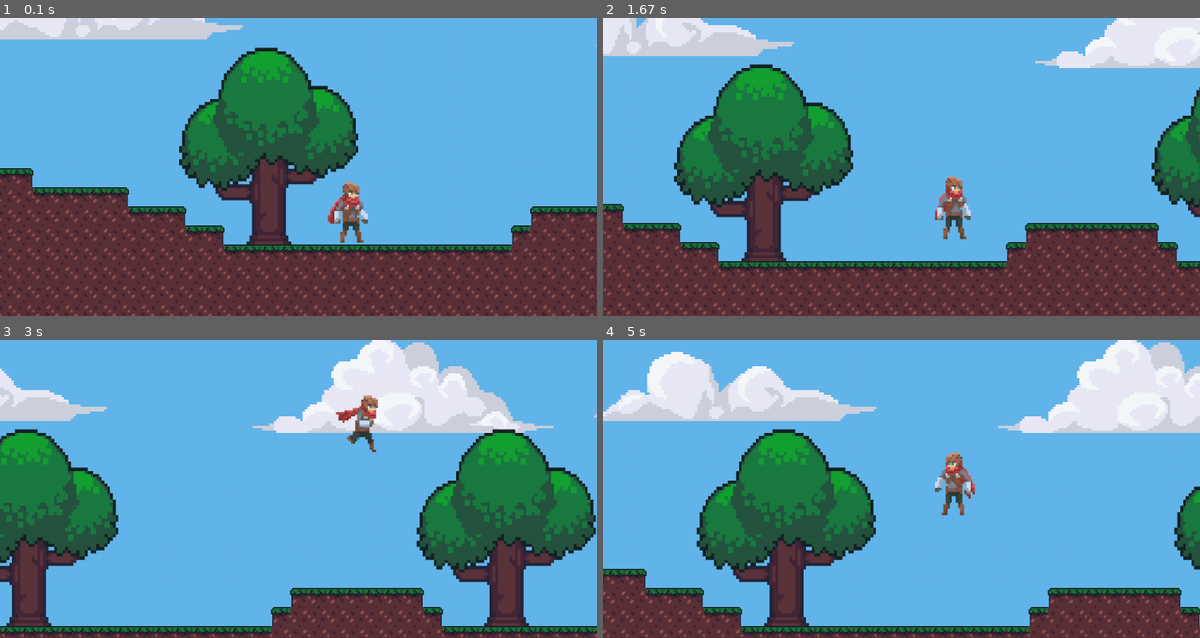
Above: before the commit, frames 1-4 (two rows, left to right).
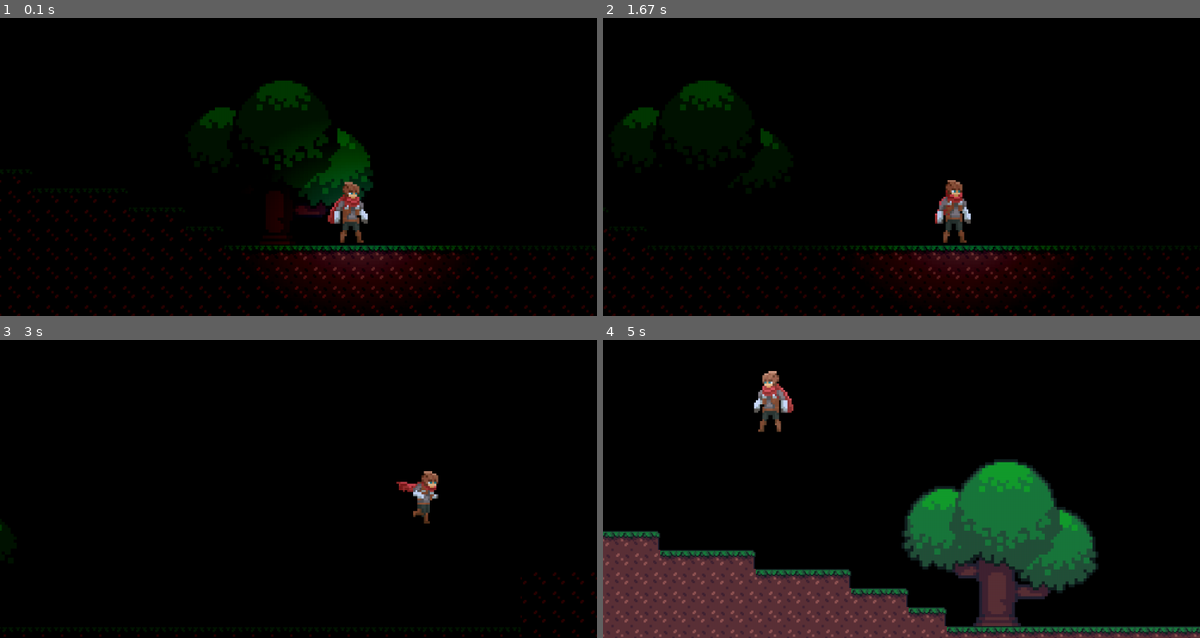
Above: after the commit, the same moments.

Repository: AlexRasskazchikov/PyGame-To-Go-Module
Game: pygame game, started from Level Tester.py
The game is run twice, just before and just after one commit, with the same random seed, the same clock (stepped at 60 frames per second) and the same inputs.
Inputs (mouse positions are in pixels of both pictures, inside the frame that each line leads up to):
- Up to frame 1 (0.1 s): no input
- Up to frame 2 (1.67 s): hold Space 0.33-0.8 s; hold D 0.33-0.8 s; tap 1 at 0.83 s; hold F1 1.17-1.63 s; hold D 1.17-1.63 s
- Up to frame 3 (3 s): hold D 1.67-2.13 s; tap Shift at 2.17 s; hold W 2.5-2.8 s; hold D from 2.83 s (still down)
- Up to frame 4 (5 s): release D at 3.3 s; click (716, 557) at 3.38 s; hold A 3.67-4.2 s; hold A 4.23-4.63 s; hold W from 4.67 s (still down)

The runs differ from the first frame. In frame 1, 99% of the frame differs, in the area x 0-100%, y 0-100%; in frame 2, 100%; in frame 3, 100%; in frame 4, 96%.

Commit message:
Added Lights!

Diff:
--- a/Engine/Functions.py
+++ b/Engine/Functions.py
@@ -1,13 +1,26 @@
 import random
+from copy import copy
 
 import pygame
 
 
-def show_fps(display, clock):
+def bake_light(display, clear_image_filter, camera, player, light):
+    image_filter = copy(clear_image_filter)
+    coords = camera.apply(player)
+    image_filter.blit(light, (coords[0] - 250, coords[1] - 170))
+    display.blit(image_filter, (0, 0), special_flags=pygame.BLEND_RGBA_SUB)
+
+
+def show_fps(display, clock, font, coords=(25, 140)):
     """This function draws current fps on screen"""
-    font = pygame.font.Font(r'C:\Windows\Fonts\Arial.ttf', 25)
-    text = font.render(str(int(clock.get_fps())), True, (255, 0, 0))
-    display.blit(text, (25, 25))
+    text = font.render("fps: " + str(int(clock.get_fps())), True, (255, 255, 255))
+    display.blit(text, coords)
+
+
+def show_info(display, info, font, coords=(25, 170)):
+    """This function draws current fps on screen"""
+    text = font.render(str(info), True, (255, 255, 255))
+    display.blit(text, coords)
 
 
 def npc(player=None, reactionSpeed=250, sleepDiapasone=(100, 150), FramesClock=None, borders=True):
@@ -55,3 +68,9 @@
             player.set_sprite_from_pack("idle-right", FramesClock // 40 % 3)
         else:
             player.set_sprite_from_pack("idle-left", FramesClock // 40 % 3)
+
+
+def calculate_coords(width, height, x_left, y_bottom=0):
+    x1, y1 = x_left, 480 - y_bottom - height
+    x2, y2 = x_left + width, 480 - y_bottom
+    return (x1, y1), (x2, y2)
--- a/Engine/Levels.py
+++ b/Engine/Levels.py
@@ -1,8 +1,9 @@
+import random
 from copy import copy
 
 import pygame
-from pygame.mixer import Sound
 
+from Engine import calculate_coords
 from Engine.Tiles import Platform, Entity
 
 
@@ -14,6 +15,7 @@
         self.total_level_height = 0
         self.background = (0, 0, 0)
         self.background_objects = []
+        self.lighting = False
 
     def set_map(self, map):
         self.map = map
@@ -40,37 +42,51 @@
 
 
 class BackgroundObject(Entity):
-    def __init__(self, image_path, coords, alpha=250, size=None, name="Unknown", hp=100,
+    def __init__(self, path, coords, alph=250, size=None, name="Unknown", hp=100,
                  sounds=["Assets/sounds/tree/wood1.mp3",
                          "Assets/sounds/tree/wood2.mp3",
                          "Assets/sounds/tree/wood3.mp3",
-                         "Assets/sounds/tree/wood4.mp3"]):
+                         "Assets/sounds/tree/wood4.mp3"], act=True, mat="Wood", mat_count=1):
         super().__init__()
         self.name = name
-        self.image = pygame.image.load(image_path)
-        if alpha is not None:
-            self.image.fill((255, 255, 255, alpha), None, pygame.BLEND_RGBA_MULT)
+        self.img = pygame.image.load(path)
+        if alph is not None:
+            self.img.fill((255, 255, 255, alph), None, pygame.BLEND_RGBA_MULT)
         if size is not None:
-            self.image = pygame.transform.scale(self.image, size)
-        self.coords = coords
-        self.rect = self.image.get_rect(topleft=self.coords)
-        self.mask = pygame.mask.from_surface(self.image)
-        self.hp = hp
-        self.start_hp = hp
-        self.hitted_image = copy(self.image)
-        self.hitted_image.fill((50, 50, 50), special_flags=pygame.BLEND_ADD)
+            rect = self.img.get_rect(topleft=coords)
+            size = (rect.w * size, rect.h * size)
+            self.img = pygame.transform.scale(self.img, size)
+        self.rect = self.img.get_rect(topleft=coords)
+        self.coords = calculate_coords(self.rect.w, self.rect.h, *coords)[0]
+        self.mask = pygame.mask.from_surface(self.img)
+        self.rect = self.img.get_rect(topleft=self.coords)
+
+        self.mat = mat
+        self.mat_count = mat_count
+        self.h_img = copy(self.img)
+        self.h_img.fill((50, 50, 50), special_flags=pygame.BLEND_ADD)
+
+        self.hp, self.start_hp = hp, hp
         self.sounds = sounds
+
+        self.act = act
 
     def move(self, deltax, deltay):
         self.coords = (self.coords[0] + deltax, self.coords[1] + deltay)
-        self.rect = self.image.get_rect(topleft=self.coords)
-        self.mask = pygame.mask.from_surface(self.image)
+        self.rect = self.img.get_rect(topleft=self.coords)
+        self.mask = pygame.mask.from_surface(self.img)
 
     def __iadd__(self, other):
         self.hp += other
 
     def __isub__(self, other):
         self.hp -= other
+
+    def is_active(self):
+        return self.act
+
+    def set_active(self, bool):
+        self.act = bool
 
 
 """Plain level"""
@@ -89,35 +105,69 @@
     "GGR                                                                                 PPPP",
     "PPPGGGGR                                                                            PPPP",
     "PPPPPPPPGGGGR                                                                       PPPP",
-    "PPPPPPPPPPPPPGGR                  LGGGGGR                                           PPPP",
-    "PPPPPPPPPPPPPPPPGR               LPPPPPPPR                                          PPPP",
-    "PPPPPPPPPPPPPPPPPPGGGGGGGGGGGGGGGPPPPPPPPPGGGGGGGGGGGR            LGGGGGGGGGGGGGGGGGPPPP",
+    "PPPPPPPPPPPPPGGR                                                                    PPPP",
+    "PPPPPPPPPPPPPPPPGR                                                                  PPPP",
+    "PPPPPPPPPPPPPPPPPPGGGGGGGGGGGGGGGGGGGGGGGGGGGGGGGGGGGR            LGGGGGGGGGGGGGGGGGPPPP",
     "PPPPPPPPPPPPPPPPPPPPPPPPPPPPPPPPPPPPPPPPPPPPPPPPPPPPPPR          LPPPPPPPPPPPPPPPPPPPPPP",
     "PPPPPPPPPPPPPPPPPPPPPPPPPPPPPPPPPPPPPPPPPPPPPPPPPPPPPPPR        LPPPPPPPPPPPPPPPPPPPPPPP",
     "PPPPPPPPPPPPPPPPPPPPPPPPPPPPPPPPPPPPPPPPPPPPPPPPPPPPPPPPR      LPPPPPPPPPPPPPPPPPPPPPPPP",
     "PPPPPPPPPPPPPPPPPPPPPPPPPPPPPPPPPPPPPPPPPPPPPPPPPPPPPPPPPGGGGGGPPPPPPPPPPPPPPPPPPPPPPPPP",
-    "PPPPPPPPPPPPPPPPPPPPPPPPPPPPPPPPPPPPPPPPPPPPPPPPPPPPPPPPPPPPPPPPPPPPPPPPPPPPPPPPPPPPPPPP",
-    "PPPPPPPPPPPPPPPPPPPPPPPPPPPPPPPPPPPPPPPPPPPPPPPPPPPPPPPPPPPPPPPPPPPPPPPPPPPPPPPPPPPPPPPP",
-    "PPPPPPPPPPPPPPPPPPPPPPPPPPPPPPPPPPPPPPPPPPPPPPPPPPPPPPPPPPPPPPPPPPPPPPPPPPPPPPPPPPPPPPPP",
-    "PPPPPPPPPPPPPPPPPPPPPPPPPPPPPPPPPPPPPPPPPPPPPPPPPPPPPPPPPPPPPPPPPPPPPPPPPPPPPPPPPPPPPPPP",
-    "PPPPPPPPPPPPPPPPPPPPPPPPPPPPPPPPPPPPPPPPPPPPPPPPPPPPPPPPPPPPPPPPPPPPPPPPPPPPPPPPPPPPPPPP",
 ])
 
 cloth = [r"Assets/sounds/cloth/cloth1.mp3",
          r"Assets/sounds/cloth/cloth2.mp3",
          r"Assets/sounds/cloth/cloth3.mp3",
          r"Assets/sounds/cloth/cloth4.mp3"]
+trees = [r"Assets/Objects/obj_0022_Layer-23.png",
+         r"Assets/Objects/obj_0021_Layer-22.png"]
+clouds = [r"Assets/Objects/Cloud0.png",
+          r"Assets/Objects/Cloud1.png", ]
 
-Plain.add_background_object(BackgroundObject(r"Assets/Objects/C2013.jpg", (100, -50), name="Cloud", sounds=cloth),
-                            BackgroundObject(r"Assets/Objects/C2010.jpg", (1200, -50), name="Cloud", sounds=cloth),
-                            BackgroundObject(r"Assets/Objects/C2011.jpg", (1400, -50), name="Cloud", sounds=cloth),
-                            BackgroundObject(r"Assets/Objects/obj_0022_Layer-23.png", (500, 150), size=(300, 330), name="Tree"),
-                            BackgroundObject(r"Assets/Objects/obj_0022_Layer-23.png", (2200, 150), size=(300, 330), name="Tree"),
-                            BackgroundObject(r"Assets/Objects/obj_0022_Layer-23.png", (1300, 150), size=(300, 330), name="Tree"))
+Plain.add_background_object(
+    BackgroundObject(clouds[1], (100, 300), name="Cloud", size=5, act=False, mat="Cloudy Stuff-1"),
+    BackgroundObject(clouds[0], (1200, 300), name="Cloud", size=5, act=False, mat="Cloudy Stuff-2"),
+    BackgroundObject(clouds[1], (1400, 300), name="Cloud", size=5, act=False, mat="Cloudy Stuff-3"),
+    BackgroundObject(trees[1], (500, 0), name="Tree", size=5, mat_count=random.randint(1, 10)),
+    BackgroundObject(trees[0], (1300, 0), name="Tree", size=5, mat_count=random.randint(1, 10), mat="Test"),
+    BackgroundObject(trees[1], (2200, 0), name="Tree", size=5, mat_count=random.randint(1, 10)))
 
 Plain.materials = {"G": pygame.image.load(r"Assets/Tiles/Tile_02.jpg"),
                    "P": pygame.image.load(r"Assets/Tiles/Tile_14.jpg"),
                    "L": pygame.image.load(r"Assets/Tiles/Tile_01.jpg"),
                    "R": pygame.image.load(r"Assets/Tiles/Tile_03.jpg")}
 
-Plain.background = (99, 182, 235)
+Plain.background = (5, 0, 59)
+
+LightDemo = Level()
+LightDemo.lighting = True
+LightDemo.set_map([
+    "                                                        ",
+    "                                                        ",
+    "                                                        ",
+    "                                                        ",
+    "                                                        ",
+    "                                                        ",
+    "                                                        ",
+    "                                                        ",
+    "                                                        ",
+    "                                                        ",
+    "GGR                                                     ",
+    "PPPGGGGR                                                ",
+    "PPPPPPPPGGGGR                                       PPPP",
+    "PPPPPPPPPPPPPGGR                                    PPPP",
+    "PPPPPPPPPPPPPPPPGR                                  PPPP",
+    "PPPPPPPPPPPPPPPPPPGGGGGGGGGGGGGGGGGGGGGGGGGGGGGGGGGGPPPP",
+    "PPPPPPPPPPPPPPPPPPPPPPPPPPPPPPPPPPPPPPPPPPPPPPPPPPPPPPPP",
+    "PPPPPPPPPPPPPPPPPPPPPPPPPPPPPPPPPPPPPPPPPPPPPPPPPPPPPPPP",
+    "PPPPPPPPPPPPPPPPPPPPPPPPPPPPPPPPPPPPPPPPPPPPPPPPPPPPPPPP",
+    "PPPPPPPPPPPPPPPPPPPPPPPPPPPPPPPPPPPPPPPPPPPPPPPPPPPPPPPP",
+])
+
+LightDemo.add_background_object(
+    BackgroundObject(clouds[1], (100, 300), name="Cloud", size=5, act=False, mat="Cloudy Stuff-1"),
+    BackgroundObject(trees[1], (500, 0), name="Tree", size=5, mat_count=random.randint(1, 10)))
+
+LightDemo.materials = {"G": pygame.image.load(r"Assets/Tiles/Tile_02.jpg"),
+                   "P": pygame.image.load(r"Assets/Tiles/Tile_14.jpg"),
+                   "L": pygame.image.load(r"Assets/Tiles/Tile_01.jpg"),
+                   "R": pygame.image.load(r"Assets/Tiles/Tile_03.jpg")}
--- a/Engine/Player.py
+++ b/Engine/Player.py
@@ -21,6 +21,7 @@
                          "Assets/sounds/hit/hit4.mp3"]
                  ):
         Entity.__init__(self)
+        self.inventory = {}
         self.sounds = sounds
         self.width, self.height = size
         self.coords = coords
@@ -42,6 +43,11 @@
         self.damage = damage
         self.hp = hp
         self.start_hp = hp
+        self.inventory_controls = [pygame.K_1,
+                                   pygame.K_2,
+                                   pygame.K_3,
+                                   pygame.K_4,
+                                   pygame.K_5]
 
         if self.animation is not None:
             self.image = pygame.transform.scale(self.animation[list(self.animation.get_sets_names())[0]][0],
@@ -90,13 +96,24 @@
 
     def update(self, keys, platforms):
         """Moves player"""
-        if keys[pygame.K_ESCAPE]:
-            raise SystemExit("Escape")
         if not self.hitting:
+
+            for i in range(len(self.inventory_controls)):
+                key = self.inventory_controls[i]
+                if keys[key]:
+                    for key2 in self.inventory:
+                        o = self.inventory[key2]
+                        if o["id"] != i and o["choosen"]:
+                            o["choosen"] = 0
+                        if o["id"] == i:
+                            o["choosen"] = 1
+
             if "speedup" in self.controls and keys[self.controls["speedup"]]:
                 self.speed = 10
+                self.hit_animation_speed = 3
             else:
                 self.speed = 7
+                self.hit_animation_speed = 5
             if "up" in self.controls and keys[self.controls["up"]]:
                 if self.onGround:
                     self.yvel -= self.jump
@@ -126,21 +143,23 @@
                 if isinstance(p, ExitBlock):
                     pygame.event.post(pygame.event.Event(pygame.QUIT))
                 if xvel > 0:
+                    # Colliding Right
                     self.rect.right = p.rect.left
-                    print("collide right")
+
+                    # Auto-jump.
+                    if self.onGround:
+                        self.yvel -= 8
+
+                if xvel < 0:
+                    # Colliding Left.
+                    self.rect.left = p.rect.right
 
                     # Auto-jump
                     if self.onGround:
                         self.yvel -= 8
-                if xvel < 0:
-                    self.rect.left = p.rect.right
-                    print("collide left")
-
-                    # Auto-jump
-                    if self.onGround:
-                        self.yvel -= 8
 
                 if yvel > 0:
+                    # Staying on ground.
                     self.rect.bottom = p.rect.top
                     self.onGround = True
                     self.yvel = 0
@@ -169,7 +188,7 @@
         pygame.draw.lines(display, color, 1, self.mask.outline())
 
     def check_hit(self, object, sound):
-        if self.collides(object) and self.hitting:
+        if self.collides(object) and self.hitting and object.is_active():
             if not self.hitted:
                 self.hitted = True
                 pygame.mixer.music.load(sound)
@@ -177,3 +196,32 @@
                 return f"Hitted {object.name}!"
         if not self.hitting:
             self.hitted = False
+
+    def inventory_add_object(self, object):
+        if object.mat not in self.inventory:
+            self.inventory[object.mat] = {"img": pygame.transform.scale(object.img, (60, 60)),
+                                          "count": 0, "choosen": 1 if not len(self.inventory) else 0,
+                                          "id": len(self.inventory)}
+        self.inventory[object.mat]["count"] += object.mat_count
+        print(f"+{object.mat_count} {object.mat}")
+
+    def draw_inventory(self, display, border_color=(50, 50, 50), border_thicness=1, size=64, coords=(350, 10)):
+
+        back_slot = pygame.Surface((size, size), pygame.SRCALPHA, 32)
+        back_slot.fill((255, 255, 255, 30))
+        back_slot_choosen = pygame.Surface((size, size), pygame.SRCALPHA, 32)
+        back_slot_choosen.fill((255, 255, 255, 50))
+
+        w, h = pygame.display.get_surface().get_size()
+        for key in self.inventory:
+            o = self.inventory[key]
+            x, y = coords[0] + size * o["id"], -coords[1] + h - size
+
+            if o["choosen"]:
+                display.blit(back_slot_choosen, (x, y))
+                display.blit(o["img"], (x + 2, y + 2))
+                pygame.draw.rect(display, (255, 255, 255), (x, y, size, size), border_thicness)
+            else:
+                display.blit(back_slot, (x, y))
+                display.blit(o["img"], (x + 2, y + 2))
+                pygame.draw.rect(display, border_color, (x, y, size, size), border_thicness)
--- a/Level Tester.py
+++ b/Level Tester.py
@@ -4,8 +4,9 @@
 import pygame
 from pygame.rect import Rect
 
-from Engine.Characters import player1, knight
-from Engine.Levels import Plain
+from Engine import show_fps, show_info, bake_light
+from Engine.Characters import player1
+from Engine.Levels import Plain, LightDemo
 
 WIN_WIDTH = 1000
 WIN_HEIGHT = 500
@@ -53,27 +54,31 @@
     clock = pygame.time.Clock()
 
     background = level.background
-    player2 = knight
 
     player1.set_coords((700, 350), start=True)
-    player2.set_coords((50, 50), start=True)
 
     entities, platforms = level.render_files()
     total_level_width = level.total_level_width
     total_level_height = level.total_level_height
-
+    font = pygame.font.Font(r'C:\Windows\Fonts\Arial.ttf', 25)
     camera = Camera(complex_camera, total_level_width, total_level_height)
     entities.add(player1)
-    player2.name = "Clone"
-    level.background_objects.append(player2)
     FramesClock = 0
     background_objects = list(map(lambda x: copy(x), level.background_objects))
+    size = pygame.display.get_surface().get_size()
+    image_filter = pygame.Surface(size, pygame.SRCALPHA, 32)
+    light = pygame.image.load('Assets/light.png')
+    w, h = player.rect.w, player.rect.h
+    light = pygame.transform.scale(light, (w * 4, h * 4))
+    clear_image_filter = copy(image_filter)
+    clear_image_filter.fill((100, 100, 100))
+
     while True:
-        clock.tick(60)
+        clock.tick(90)
         FramesClock += 1
         keys = pygame.key.get_pressed()
         events = list(map(lambda x: x.type, pygame.event.get()))
-        screen.fill(background)
+        screen.fill((0, 0, 0))
 
         player.update_frame(keys, FramesClock)
         player.update_mask()
@@ -85,20 +90,34 @@
             if o.name == "Cloud":
                 move_cloud(FramesClock, o, i % 2)
 
-        draw_list = ["Tree", "Cloud"]
+        draw_list = ["Tree"]
+
         for o in list(filter(lambda x: x.name in draw_list, background_objects)):
+            if o.name == "Cloud" and "Wood" in player.inventory and player.inventory["Wood"]['count'] >= 3:
+                o.set_active(True)
             if player.check_hit(o, random.choice(o.sounds)) is not None:
-                display.blit(o.hitted_image, camera.apply(o))
+                display.blit(o.h_img, camera.apply(o))
                 if o.hp - player.damage >= 0:
                     o.hp -= player.damage
                 else:
+                    player.inventory_add_object(o)
+                    print(player.inventory)
                     background_objects.remove(o)
             else:
-                display.blit(o.image, camera.apply(o))
+                display.blit(o.img, camera.apply(o))
 
         for e in entities:
             display.blit(e.image, camera.apply(e))
 
+        if level.lighting:
+            bake_light(display, clear_image_filter, camera, player, light)
+
+        if keys[pygame.K_F1]:
+            player.draw_mask(display)
+            show_fps(display, clock, font)
+            show_info(display, f"{player.rect.x}; {player.rect.y + player.rect.h}", font)
+
+        player.draw_inventory(display)
         pygame.display.update()
 
         if keys[pygame.K_r]:
@@ -107,6 +126,8 @@
         if pygame.QUIT in events:
             raise SystemExit("Quit")
 
+        if pygame.MOUSEBUTTONDOWN in events:
+            break
 
 def move_cloud(FramesClock, Object, Reversed=False, speed=500):
     if Reversed:
@@ -119,8 +140,14 @@
             Object.move(1, 0)
         else:
             Object.move(-1, 0)
+
+
+
+
 pygame.init()
 screen = pygame.display.set_mode(DISPLAY, FLAGS, DEPTH)
 pygame.display.set_caption("Engine Testing")
 
-run(Plain, screen, player1)
+while True:
+    run(LightDemo, screen, player1)
+    run(Plain, screen, player1)
Binary file added: Assets/light.png
Empty file added: Lights.py
